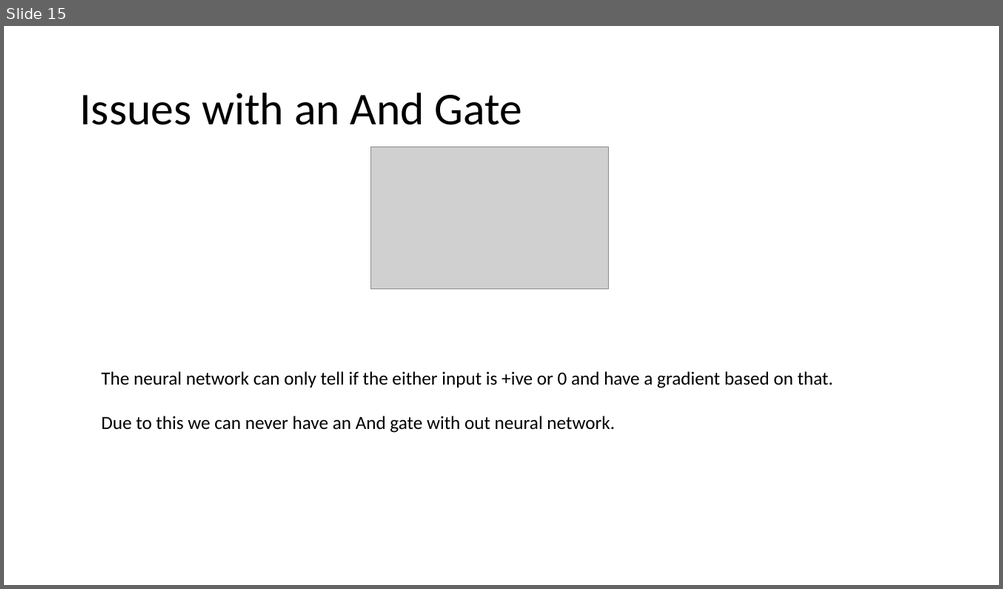
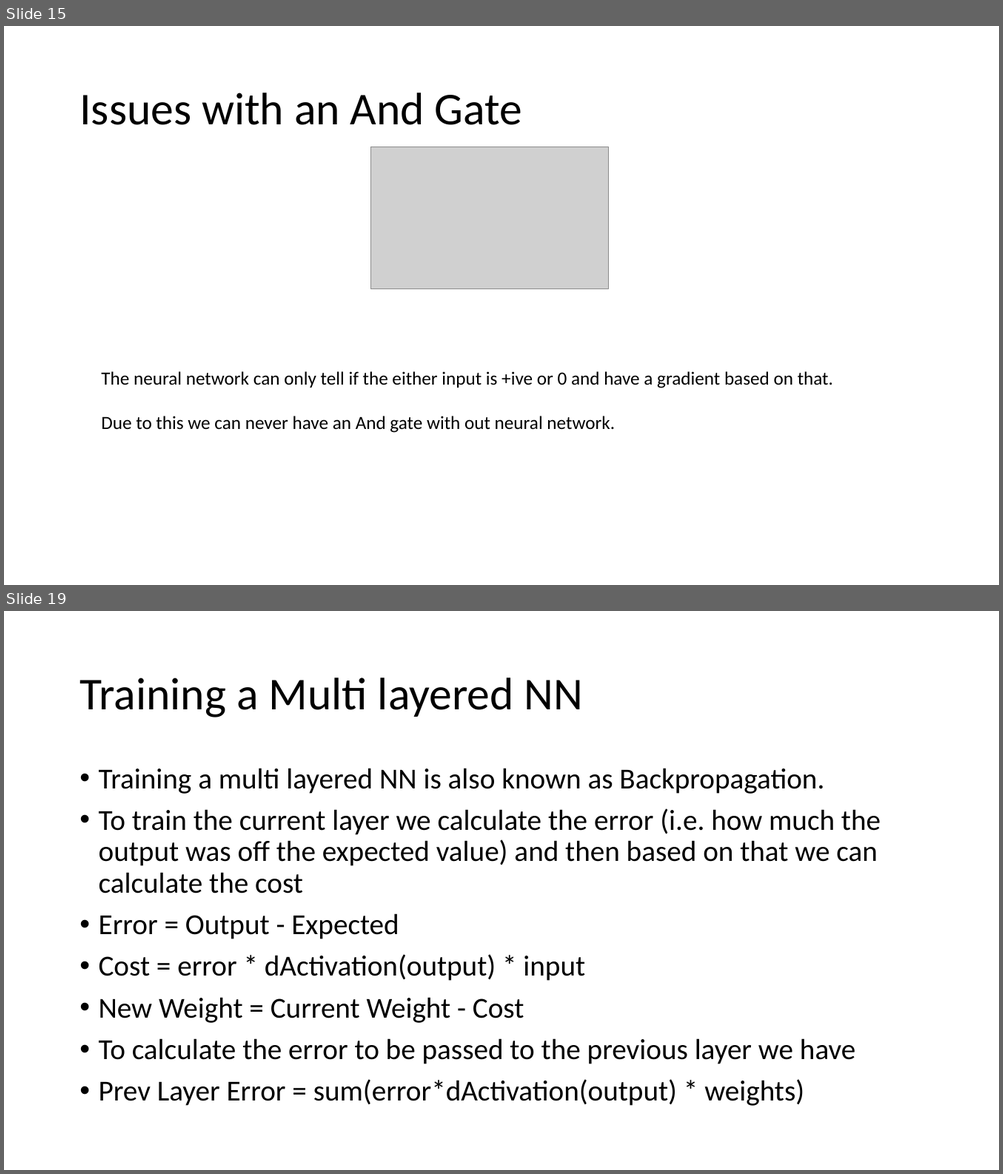
Before and after one commit to mustafa-behrainwala/simpleNN, a slide deck: Introduction To Neural Networks and AI.pptx. Shown one above the other, each under a label of ours: slide 15 before the commit, slides 15 and 19 after it; the slides between them are not shown. The pictures are 1003x589 and 1003x1174 pixels, drawn with LibreOffice and Linux fonts; fonts in the diff are those of the drawing; grey boxes stand for pictures. Boxes give left, top, right and bottom in pixels: in the first picture for what was removed or moved away, otherwise in the second. Text is boxed around its words. In the diff, an @@ line names an element or a change of style, - is before the commit and + after.

Commit message:
Creating a multilayered NN

```diff
--- a/Introduction To Neural Networks and AI.pptx
+++ b/Introduction To Neural Networks and AI.pptx
@@ slide 19 added at <box>4,611,999,1170</box>, background #FFFFFF @@
@@ title added at <box>79,678,583,718</box>, 44 pt, text #000000 @@
+Training a Multi layered NN
@@ text added at <box>99,768,880,1106</box>, 28 pt, text #000000 @@
+• Training a multi layered NN is also known as Backpropagation.
+• To train the current layer we calculate the error (i.e. how much the output was off the expected value) and then based on that we can calculate the cost
+• Error = Output - Expected
+• Cost = error * dActivation(output) * input
+• New Weight = Current Weight - Cost
+• To calculate the error to be passed to the previous layer we have
+• Prev Layer Error = sum(error*dActivation(output) * weights)
```
Also in this commit, not shown: 9 other slides added, 1 other file.
